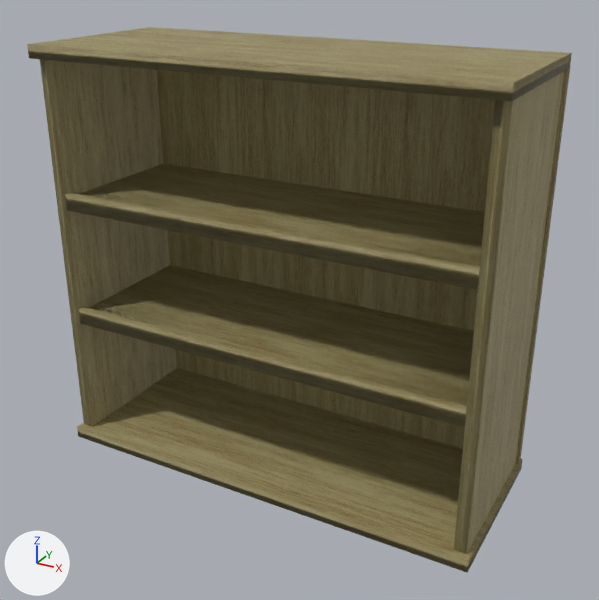
Before and after pictures for a commit that changed the Blender file Assets/Bookshelf.blend.
Rendered twice from a 50 mm lens placed at (4.77, -8.44, 6.32), pointed at (0.17, -0.07, 2.13). Lighting does not change. The marker at lower left points along +X, +Y and +Z.

Script lines for the objects in view, before the commit:
```python
ob_backplank = bpy.data.objects.new('backplank', me_cube_008)
ob_backplank.location = (1.87, 1.08, 2.47)
ob_backplank.rotation_euler = (0.0, 0.0, 1.571)  # degrees (0, 0, 90)
ob_backplank.scale = (0.079, 1.0, 2.54)
ob_backplank_001 = bpy.data.objects.new('backplank.001', me_cube_009)
ob_backplank_001.location = (-0.14, 1.08, 2.47)
ob_backplank_001.rotation_euler = (0.0, 0.0, 1.571)  # degrees (0, 0, 90)
ob_backplank_001.scale = (0.079, 1.0, 2.54)
ob_backplank_002 = bpy.data.objects.new('backplank.002', me_cube_011)
ob_backplank_002.location = (0.01, 0.02, -0.16)
ob_backplank_002.rotation_euler = (0.0, 1.571, 0.0)  # degrees (0, 90, 0)
ob_backplank_002.scale = (0.079, 1.13, 2.88)
ob_backplank_003 = bpy.data.objects.new('backplank.003', me_cube_010)
ob_backplank_003.location = (-1.98, 1.08, 2.47)
ob_backplank_003.rotation_euler = (0.0, 0.0, 1.571)  # degrees (0, 0, 90)
ob_backplank_003.scale = (0.079, 0.867, 2.54)
ob_left_side_board = bpy.data.objects.new('left side board', me_cube_003)
ob_left_side_board.location = (2.76, 0.0, 2.47)
ob_left_side_board.scale = (0.079, 1.0, 2.54)
ob_right_side_board = bpy.data.objects.new('Right side board', me_cube_006)
ob_right_side_board.location = (-2.76, 0.0, 2.47)
ob_right_side_board.scale = (0.079, 1.0, 2.54)
ob_second_shelf = bpy.data.objects.new('second shelf', me_cube_001)
ob_second_shelf.location = (0.0, 0.0, 1.63)
ob_second_shelf.scale = (2.68, 1.0, 0.0791)
ob_third_shelf = bpy.data.objects.new('third shelf', me_cube_002)
ob_third_shelf.location = (0.0, 0.0, 3.21)
ob_third_shelf.scale = (2.68, 1.0, 0.0791)
ob_top_board = bpy.data.objects.new('Top Board', me_cube_005)
ob_top_board.location = (0.0, 0.0, 5.08)
ob_top_board.scale = (2.87, 1.14, 0.079)
```
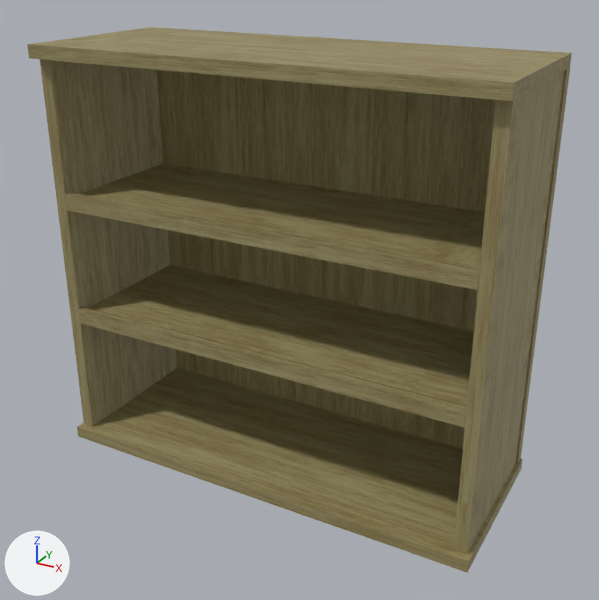
The change, as a list of edits to the scene's bpy script:
```text
Add img_woodimage:
    img_woodimage = load_image('WoodImage', 'WoodImage.png', 1024, 1024, 'sRGB')
Change mat_light_brown_wood:
    remove # nodes: BsdfPrincipled, Bump, Displacement, Mapping, OutputMaterial, TexCoord, TexNoise, ValToRGB x3
    remove # colours: brown #6e5200, beige #a59d71, black #000000, white #ffffff
    nodes: BsdfPrincipled, OutputMaterial, TexImage
    uses the picture img_woodimage
```

Location of each change, [x1, y1, x2, y2] in pixels of the pictures (599 x 600 px):
'backplank.002', surface changed
    both: [77, 423, 522, 572]
